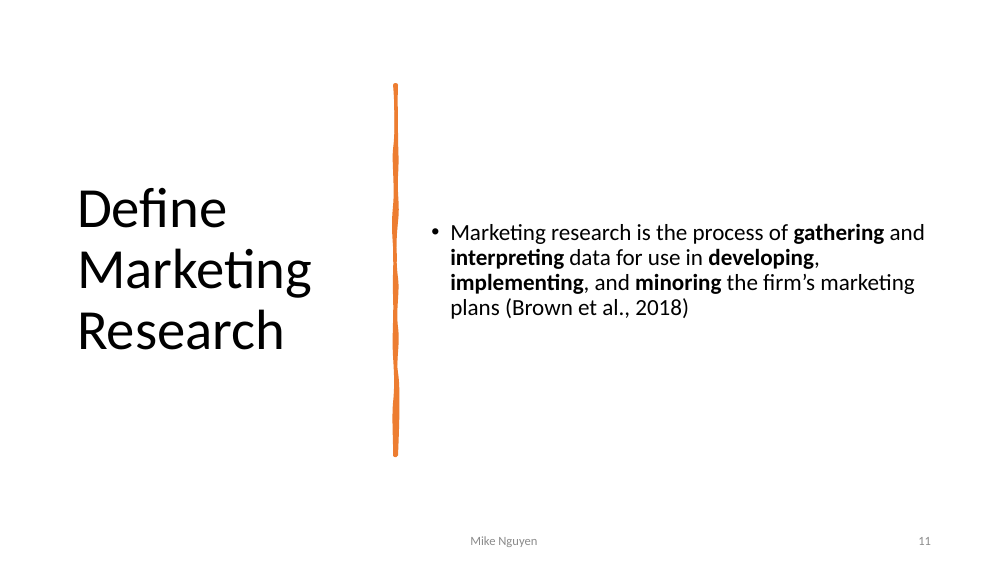
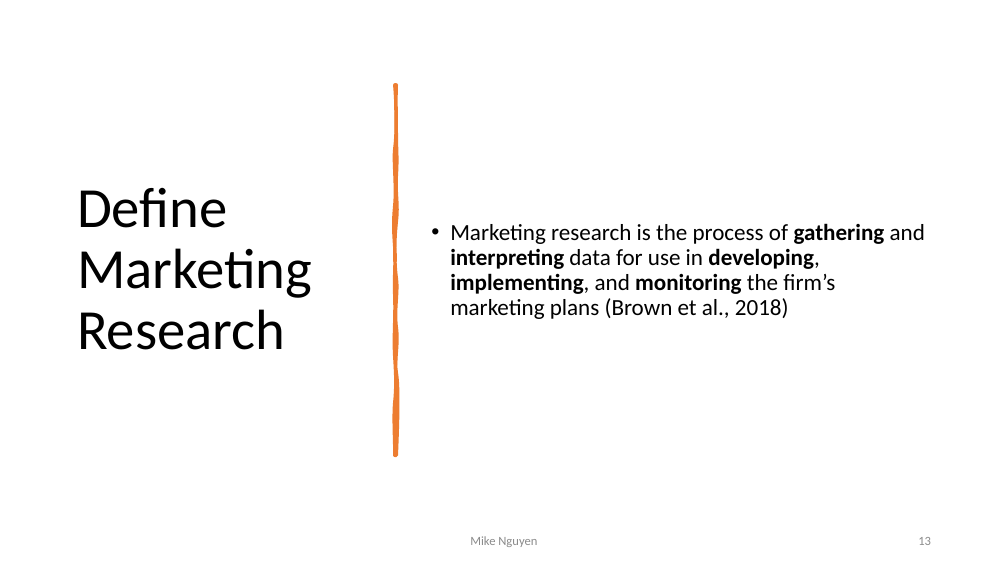
Before and after one commit to mikenguyen13/mar4050, a slide deck: slide 13 of lectures/1/1_Introduction to Marketing Research.pptx (slide 11 before the commit). Drawn at 1008x567 pixels with LibreOffice and Linux fonts; fonts in the diff are those of the drawing. Boxes give left, top, right and bottom in pixels: in the first picture for what was removed or moved away, otherwise in the second. Text is boxed around its words. In the diff, an @@ line names an element or a change of style, - is before the commit and + after.

```diff
--- a/lectures/1/1_Introduction to Marketing Research.pptx
+++ b/lectures/1/1_Introduction to Marketing Research.pptx
@@ text at bbox=[450, 223, 925, 319]: text changed @@
-• Marketing research is the process of gathering and interpreting data for use in developing, implementing, and minoring the firm’s marketing plans (Brown et al., 2018)
+• Marketing research is the process of gathering and interpreting data for use in developing, implementing, and monitoring the firm’s marketing plans (Brown et al., 2018)
@@ page number at bbox=[918, 537, 931, 545]: text changed @@
-11
+13
```
Also in this commit, not shown: 4 other slides changed, 2 slides added, 8 other files.
